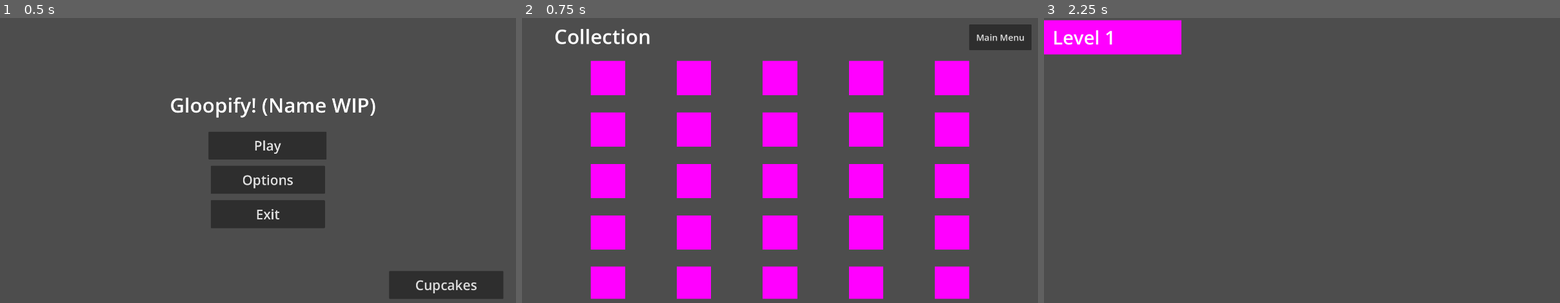
Above: before the commit, frames 1-3 (left to right).
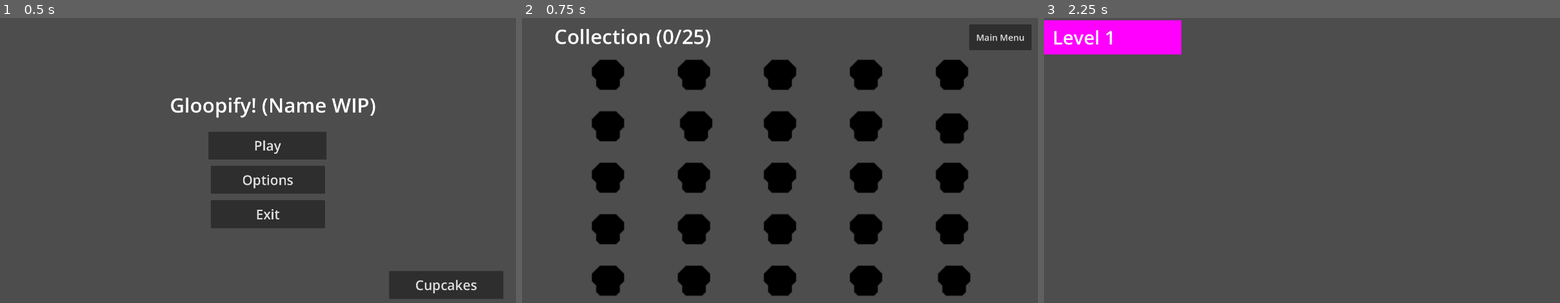
Above: after the commit, the same moments.

Repository: VoidedCrystal/GloopifyGame
Game: Godot game, scene res://UI/Main_Menu.tscn
The game is run twice, just before and just after one commit, with the same random seed, the same clock (stepped at 60 frames per second) and the same inputs.
Inputs:
- Up to frame 1 (0.5 s): no input
- Up to frame 2 (0.75 s): click "Cupcakes" at 0.5 s
- Up to frame 3 (2.25 s): click "Main Menu" at 1.25 s; click "Play" at 2 s

Frame 1 is identical in both runs. In frame 2, 21% of the frame differs, in the area x 13-87%, y 4-99%; in frame 3, nothing differs.

Commit message:
added cupcake sprites

Diff:
--- a/Gloopify!/Collection/collection.gd
+++ b/Gloopify!/Collection/collection.gd
@@ -2,6 +2,7 @@
 
 var handler
 var cupcakeArray = []
+var cupcakes_collected = 0
 
 # Called when the node enters the scene tree for the first time.
 func _ready() -> void:
@@ -9,15 +10,18 @@
 	cupcakeArray = handler.check_cupcakes()
 	while cupcakeArray.size() < 25:
 		cupcakeArray.append(false)
+	print(cupcakeArray)
 	for i in range(1, cupcakeArray.size() + 1):
 		var cupcakeID = "Cupcake" + str(i)
-		print(cupcakeID)
 		var cake = get_node("" + cupcakeID)
 		if cupcakeArray[i - 1]:
 			color_cake(cake)
+			cupcakes_collected += 1
+	var text = get_node("CollectionTitle")
+	text.set_text("Collection (" + str(cupcakes_collected) + "/25)")
 
 func color_cake(cake):
-	pass #Replace when sprites added
+	cake.animation = "Unlock"
 
 
 func _on_main_menu_pressed() -> void:
--- a/Gloopify!/Collection/collection.tscn
+++ b/Gloopify!/Collection/collection.tscn
@@ -1,8 +1,126 @@
-[gd_scene load_steps=3 format=3 uid="uid://cubah1xbx1sx1"]
+[gd_scene load_steps=14 format=3 uid="uid://cubah1xbx1sx1"]
 
 [ext_resource type="Script" path="res://Collection/collection.gd" id="1_ei8ft"]
-
-[sub_resource type="PlaceholderTexture2D" id="PlaceholderTexture2D_ssqtn"]
+[ext_resource type="Texture2D" uid="uid://dntkdwtot77nq" path="res://Assets/CupcakeSprites.png" id="2_d87bg"]
+
+[sub_resource type="AtlasTexture" id="AtlasTexture_exof7"]
+atlas = ExtResource("2_d87bg")
+region = Rect2(0, 160, 32, 32)
+
+[sub_resource type="AtlasTexture" id="AtlasTexture_00mop"]
+atlas = ExtResource("2_d87bg")
+region = Rect2(0, 128, 32, 32)
+
+[sub_resource type="SpriteFrames" id="SpriteFrames_nmrxi"]
+animations = [{
+"frames": [{
+"duration": 1.0,
+"texture": SubResource("AtlasTexture_exof7")
+}],
+"loop": true,
+"name": &"Lock",
+"speed": 5.0
+}, {
+"frames": [{
+"duration": 1.0,
+"texture": SubResource("AtlasTexture_00mop")
+}],
+"loop": true,
+"name": &"Unlock",
+"speed": 5.0
+}]
+
+[sub_resource type="AtlasTexture" id="AtlasTexture_5ly2y"]
+atlas = ExtResource("2_d87bg")
+region = Rect2(0, 96, 32, 32)
+
+[sub_resource type="SpriteFrames" id="SpriteFrames_4btjk"]
+animations = [{
+"frames": [{
+"duration": 1.0,
+"texture": SubResource("AtlasTexture_exof7")
+}],
+"loop": true,
+"name": &"Lock",
+"speed": 5.0
+}, {
+"frames": [{
+"duration": 1.0,
+"texture": SubResource("AtlasTexture_5ly2y")
+}],
+"loop": true,
+"name": &"Unlock",
+"speed": 5.0
+}]
+
+[sub_resource type="AtlasTexture" id="AtlasTexture_fkxya"]
+atlas = ExtResource("2_d87bg")
+region = Rect2(0, 32, 32, 32)
+
+[sub_resource type="SpriteFrames" id="SpriteFrames_ry3xm"]
+animations = [{
+"frames": [{
+"duration": 1.0,
+"texture": SubResource("AtlasTexture_exof7")
+}],
+"loop": true,
+"name": &"Lock",
+"speed": 5.0
+}, {
+"frames": [{
+"duration": 1.0,
+"texture": SubResource("AtlasTexture_fkxya")
+}],
+"loop": true,
+"name": &"Unlock",
+"speed": 5.0
+}]
+
+[sub_resource type="AtlasTexture" id="AtlasTexture_oa1is"]
+atlas = ExtResource("2_d87bg")
+region = Rect2(0, 64, 32, 32)
+
+[sub_resource type="SpriteFrames" id="SpriteFrames_1lqei"]
+animations = [{
+"frames": [{
+"duration": 1.0,
+"texture": SubResource("AtlasTexture_exof7")
+}],
+"loop": true,
+"name": &"Lock",
+"speed": 5.0
+}, {
+"frames": [{
+"duration": 1.0,
+"texture": SubResource("AtlasTexture_oa1is")
+}],
+"loop": true,
+"name": &"Unlock",
+"speed": 5.0
+}]
+
+[sub_resource type="AtlasTexture" id="AtlasTexture_dh4ex"]
+atlas = ExtResource("2_d87bg")
+region = Rect2(0, 0, 32, 32)
+
+[sub_resource type="SpriteFrames" id="SpriteFrames_7s7px"]
+animations = [{
+"frames": [{
+"duration": 1.0,
+"texture": SubResource("AtlasTexture_exof7")
+}],
+"loop": true,
+"name": &"Lock",
+"speed": 5.0
+}, {
+"frames": [{
+"duration": 1.0,
+"texture": SubResource("AtlasTexture_dh4ex")
+}],
+"loop": true,
+"name": &"Unlock",
+"speed": 5.0
+}]
 
 [node name="Collection" type="Control"]
 layout_mode = 3
@@ -22,130 +140,180 @@
 theme_override_font_sizes/font_size = 75
 text = "Collection"
 
-[node name="Cupcake1" type="Sprite2D" parent="."]
-position = Vector2(320.125, 224)
-scale = Vector2(128, 127.85)
-texture = SubResource("PlaceholderTexture2D_ssqtn")
-
-[node name="Cupcake2" type="Sprite2D" parent="."]
-position = Vector2(640, 224)
-scale = Vector2(128, 128)
-texture = SubResource("PlaceholderTexture2D_ssqtn")
-
-[node name="Cupcake3" type="Sprite2D" parent="."]
-position = Vector2(960.125, 224)
-scale = Vector2(128, 128)
-texture = SubResource("PlaceholderTexture2D_ssqtn")
-
-[node name="Cupcake4" type="Sprite2D" parent="."]
-position = Vector2(1280.12, 224)
-scale = Vector2(128.25, 128)
-texture = SubResource("PlaceholderTexture2D_ssqtn")
-
-[node name="Cupcake5" type="Sprite2D" parent="."]
-position = Vector2(1600.12, 224)
-scale = Vector2(128.25, 128)
-texture = SubResource("PlaceholderTexture2D_ssqtn")
-
-[node name="Cupcake6" type="Sprite2D" parent="."]
-position = Vector2(320.125, 416)
-scale = Vector2(128.25, 128)
-texture = SubResource("PlaceholderTexture2D_ssqtn")
-
-[node name="Cupcake7" type="Sprite2D" parent="."]
-position = Vector2(640, 416)
-scale = Vector2(128, 128)
-texture = SubResource("PlaceholderTexture2D_ssqtn")
-
-[node name="Cupcake8" type="Sprite2D" parent="."]
-position = Vector2(960.125, 416)
-scale = Vector2(128.25, 128)
-texture = SubResource("PlaceholderTexture2D_ssqtn")
-
-[node name="Cupcake9" type="Sprite2D" parent="."]
-position = Vector2(1280.13, 416)
-scale = Vector2(128, 128)
-texture = SubResource("PlaceholderTexture2D_ssqtn")
-
-[node name="Cupcake10" type="Sprite2D" parent="."]
-position = Vector2(1600.12, 416)
-scale = Vector2(128, 128)
-texture = SubResource("PlaceholderTexture2D_ssqtn")
-
-[node name="Cupcake11" type="Sprite2D" parent="."]
-position = Vector2(320.125, 608)
-scale = Vector2(128, 128)
-texture = SubResource("PlaceholderTexture2D_ssqtn")
-
-[node name="Cupcake12" type="Sprite2D" parent="."]
-position = Vector2(640, 608)
-scale = Vector2(128, 128)
-texture = SubResource("PlaceholderTexture2D_ssqtn")
-
-[node name="Cupcake13" type="Sprite2D" parent="."]
-position = Vector2(960.125, 608)
-scale = Vector2(128, 128)
-texture = SubResource("PlaceholderTexture2D_ssqtn")
-
-[node name="Cupcake14" type="Sprite2D" parent="."]
-position = Vector2(1280.12, 608)
-scale = Vector2(128, 128)
-texture = SubResource("PlaceholderTexture2D_ssqtn")
-
-[node name="Cupcake15" type="Sprite2D" parent="."]
-position = Vector2(1600.13, 608)
-scale = Vector2(128, 128)
-texture = SubResource("PlaceholderTexture2D_ssqtn")
-
-[node name="Cupcake16" type="Sprite2D" parent="."]
-position = Vector2(320.125, 800)
-scale = Vector2(128, 128)
-texture = SubResource("PlaceholderTexture2D_ssqtn")
-
-[node name="Cupcake17" type="Sprite2D" parent="."]
-position = Vector2(640, 800)
-scale = Vector2(128, 128)
-texture = SubResource("PlaceholderTexture2D_ssqtn")
-
-[node name="Cupcake18" type="Sprite2D" parent="."]
-position = Vector2(960.125, 800)
-scale = Vector2(128, 128)
-texture = SubResource("PlaceholderTexture2D_ssqtn")
-
-[node name="Cupcake19" type="Sprite2D" parent="."]
-position = Vector2(1280.12, 800)
-scale = Vector2(128, 128)
-texture = SubResource("PlaceholderTexture2D_ssqtn")
-
-[node name="Cupcake20" type="Sprite2D" parent="."]
-position = Vector2(1600.12, 800)
-scale = Vector2(128, 128)
-texture = SubResource("PlaceholderTexture2D_ssqtn")
-
-[node name="Cupcake21" type="Sprite2D" parent="."]
-position = Vector2(320.125, 988)
-scale = Vector2(128, 120)
-texture = SubResource("PlaceholderTexture2D_ssqtn")
-
-[node name="Cupcake22" type="Sprite2D" parent="."]
-position = Vector2(640, 988)
-scale = Vector2(128, 120)
-texture = SubResource("PlaceholderTexture2D_ssqtn")
-
-[node name="Cupcake23" type="Sprite2D" parent="."]
-position = Vector2(960.125, 988)
-scale = Vector2(128, 120)
-texture = SubResource("PlaceholderTexture2D_ssqtn")
-
-[node name="Cupcake24" type="Sprite2D" parent="."]
-position = Vector2(1280.12, 988)
-scale = Vector2(128, 120)
-texture = SubResource("PlaceholderTexture2D_ssqtn")
-
-[node name="Cupcake25" type="Sprite2D" parent="."]
-position = Vector2(1600.12, 988)
-scale = Vector2(128, 120)
-texture = SubResource("PlaceholderTexture2D_ssqtn")
+[node name="Cupcake1" type="AnimatedSprite2D" parent="."]
+position = Vector2(320, 215.925)
+scale = Vector2(4, 3.99531)
+sprite_frames = SubResource("SpriteFrames_nmrxi")
+animation = &"Lock"
+autoplay = "Lock"
+
+[node name="Cupcake2" type="AnimatedSprite2D" parent="."]
+position = Vector2(640, 216)
+scale = Vector2(4, 3.99531)
+sprite_frames = SubResource("SpriteFrames_nmrxi")
+animation = &"Lock"
+autoplay = "Lock"
+
+[node name="Cupcake3" type="AnimatedSprite2D" parent="."]
+position = Vector2(960, 216)
+scale = Vector2(4, 3.99531)
+sprite_frames = SubResource("SpriteFrames_nmrxi")
+animation = &"Lock"
+autoplay = "Lock"
+
+[node name="Cupcake4" type="AnimatedSprite2D" parent="."]
+position = Vector2(1280, 216)
+scale = Vector2(4, 3.99531)
+sprite_frames = SubResource("SpriteFrames_nmrxi")
+animation = &"Lock"
+autoplay = "Lock"
+
+[node name="Cupcake5" type="AnimatedSprite2D" parent="."]
+position = Vector2(1600, 216)
+scale = Vector2(4, 3.99531)
+sprite_frames = SubResource("SpriteFrames_nmrxi")
+animation = &"Lock"
+autoplay = "Lock"
+
+[node name="Cupcake6" type="AnimatedSprite2D" parent="."]
+position = Vector2(320, 407.925)
+scale = Vector2(4, 3.99531)
+sprite_frames = SubResource("SpriteFrames_4btjk")
+animation = &"Lock"
+autoplay = "Lock"
+
+[node name="Cupcake7" type="AnimatedSprite2D" parent="."]
+position = Vector2(648, 408)
+scale = Vector2(4, 3.99531)
+sprite_frames = SubResource("SpriteFrames_4btjk")
+animation = &"Lock"
+autoplay = "Lock"
+
+[node name="Cupcake8" type="AnimatedSprite2D" parent="."]
+position = Vector2(960, 408)
+scale = Vector2(4, 3.99531)
+sprite_frames = SubResource("SpriteFrames_4btjk")
+animation = &"Lock"
+autoplay = "Lock"
+
+[node name="Cupcake9" type="AnimatedSprite2D" parent="."]
+position = Vector2(1280, 408)
+scale = Vector2(4, 3.99531)
+sprite_frames = SubResource("SpriteFrames_4btjk")
+animation = &"Lock"
+autoplay = "Lock"
+
+[node name="Cupcake10" type="AnimatedSprite2D" parent="."]
+position = Vector2(1600, 416)
+scale = Vector2(4, 3.99531)
+sprite_frames = SubResource("SpriteFrames_4btjk")
+animation = &"Lock"
+autoplay = "Lock"
+
+[node name="Cupcake11" type="AnimatedSprite2D" parent="."]
+position = Vector2(320, 599.925)
+scale = Vector2(4, 3.99531)
+sprite_frames = SubResource("SpriteFrames_ry3xm")
+animation = &"Lock"
+autoplay = "Lock"
+
+[node name="Cupcake12" type="AnimatedSprite2D" parent="."]
+position = Vector2(640, 600)
+scale = Vector2(4, 3.99531)
+sprite_frames = SubResource("SpriteFrames_ry3xm")
+animation = &"Lock"
+autoplay = "Lock"
+
+[node name="Cupcake13" type="AnimatedSprite2D" parent="."]
+position = Vector2(960, 600)
+scale = Vector2(4, 3.99531)
+sprite_frames = SubResource("SpriteFrames_ry3xm")
+animation = &"Lock"
+autoplay = "Lock"
+
+[node name="Cupcake14" type="AnimatedSprite2D" parent="."]
+position = Vector2(1280, 600)
+scale = Vector2(4, 3.99531)
+sprite_frames = SubResource("SpriteFrames_ry3xm")
+animation = &"Lock"
+autoplay = "Lock"
+
+[node name="Cupcake15" type="AnimatedSprite2D" parent="."]
+position = Vector2(1600, 600)
+scale = Vector2(4, 3.99531)
+sprite_frames = SubResource("SpriteFrames_ry3xm")
+animation = &"Lock"
+autoplay = "Lock"
+
+[node name="Cupcake16" type="AnimatedSprite2D" parent="."]
+position = Vector2(320, 791.925)
+scale = Vector2(4, 3.99531)
+sprite_frames = SubResource("SpriteFrames_1lqei")
+animation = &"Lock"
+autoplay = "Lock"
+
+[node name="Cupcake17" type="AnimatedSprite2D" parent="."]
+position = Vector2(640, 792)
+scale = Vector2(4, 3.99531)
+sprite_frames = SubResource("SpriteFrames_1lqei")
+animation = &"Lock"
+autoplay = "Lock"
+
+[node name="Cupcake18" type="AnimatedSprite2D" parent="."]
+position = Vector2(960, 792)
+scale = Vector2(4, 3.99531)
+sprite_frames = SubResource("SpriteFrames_1lqei")
+animation = &"Lock"
+autoplay = "Lock"
+
+[node name="Cupcake19" type="AnimatedSprite2D" parent="."]
+position = Vector2(1280, 792)
+scale = Vector2(4, 3.99531)
+sprite_frames = SubResource("SpriteFrames_1lqei")
+animation = &"Lock"
+autoplay = "Lock"
+
+[node name="Cupcake20" type="AnimatedSprite2D" parent="."]
+position = Vector2(1600, 792)
+scale = Vector2(4, 3.99531)
+sprite_frames = SubResource("SpriteFrames_1lqei")
+animation = &"Lock"
+autoplay = "Lock"
+
+[node name="Cupcake21" type="AnimatedSprite2D" parent="."]
+position = Vector2(320, 983.925)
+scale = Vector2(4, 3.99531)
+sprite_frames = SubResource("SpriteFrames_7s7px")
+animation = &"Lock"
+autoplay = "Lock"
+
+[node name="Cupcake22" type="AnimatedSprite2D" parent="."]
+position = Vector2(640, 984)
+scale = Vector2(4, 3.99531)
+sprite_frames = SubResource("SpriteFrames_7s7px")
+animation = &"Lock"
+autoplay = "Lock"
+
+[node name="Cupcake23" type="AnimatedSprite2D" parent="."]
+position = Vector2(960, 984)
+scale = Vector2(4, 3.99531)
+sprite_frames = SubResource("SpriteFrames_7s7px")
+animation = &"Lock"
+autoplay = "Lock"
+
+[node name="Cupcake24" type="AnimatedSprite2D" parent="."]
+position = Vector2(1280, 984)
+scale = Vector2(4, 3.99531)
+sprite_frames = SubResource("SpriteFrames_7s7px")
+animation = &"Lock"
+autoplay = "Lock"
+
+[node name="Cupcake25" type="AnimatedSprite2D" parent="."]
+position = Vector2(1608, 984)
+scale = Vector2(4, 3.99531)
+sprite_frames = SubResource("SpriteFrames_7s7px")
+animation = &"Lock"
+autoplay = "Lock"
 
 [node name="Main Menu" type="Button" parent="."]
 layout_mode = 0
--- a/Gloopify!/Scripts/LevelEventHandler.gd
+++ b/Gloopify!/Scripts/LevelEventHandler.gd
@@ -82,7 +82,7 @@
 		var levelID = "level" + str(i)
 		if levelID in data:
 			for j in range(1, 6):
-				var cupcakeID = "c" + str(i)
+				var cupcakeID = "c" + str(j)
 				if cupcakeID in data[levelID]:
 					cupcakes.append(data[levelID][cupcakeID])
 	return cupcakes
Binary file added: Gloopify!/Assets/CupcakeSprites.png
Not shown, added: Gloopify!/Assets/CupcakeSprites.png.import
Not shown, changed: .DS_Store
